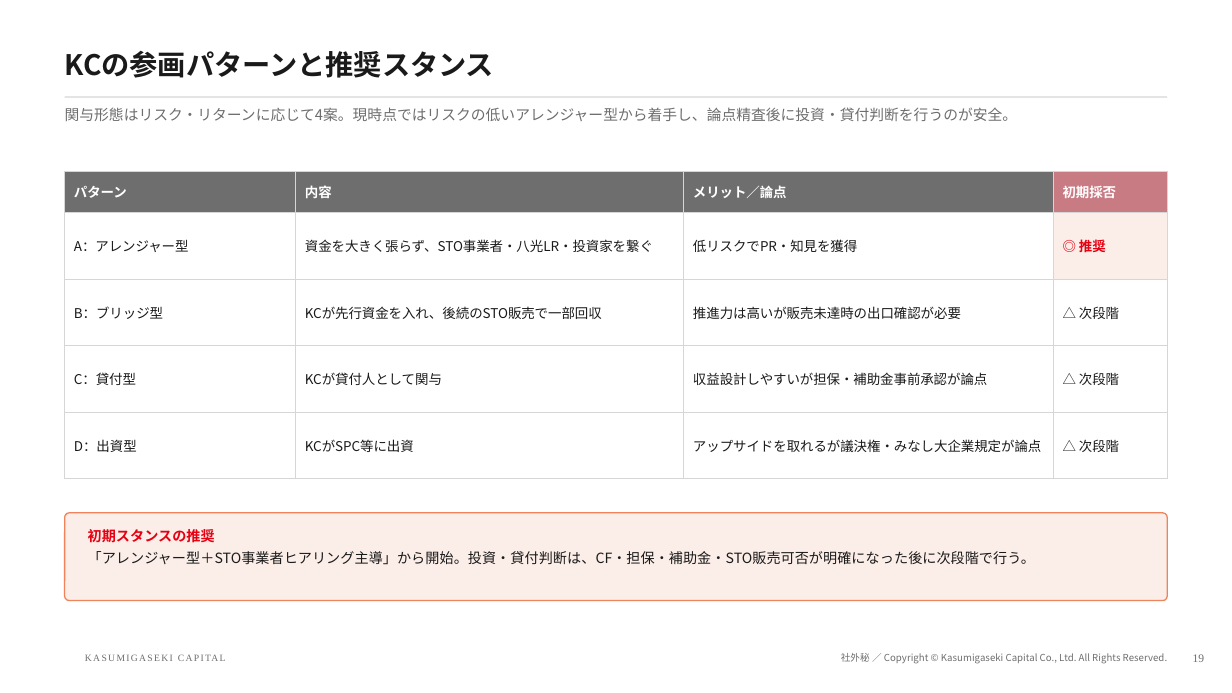
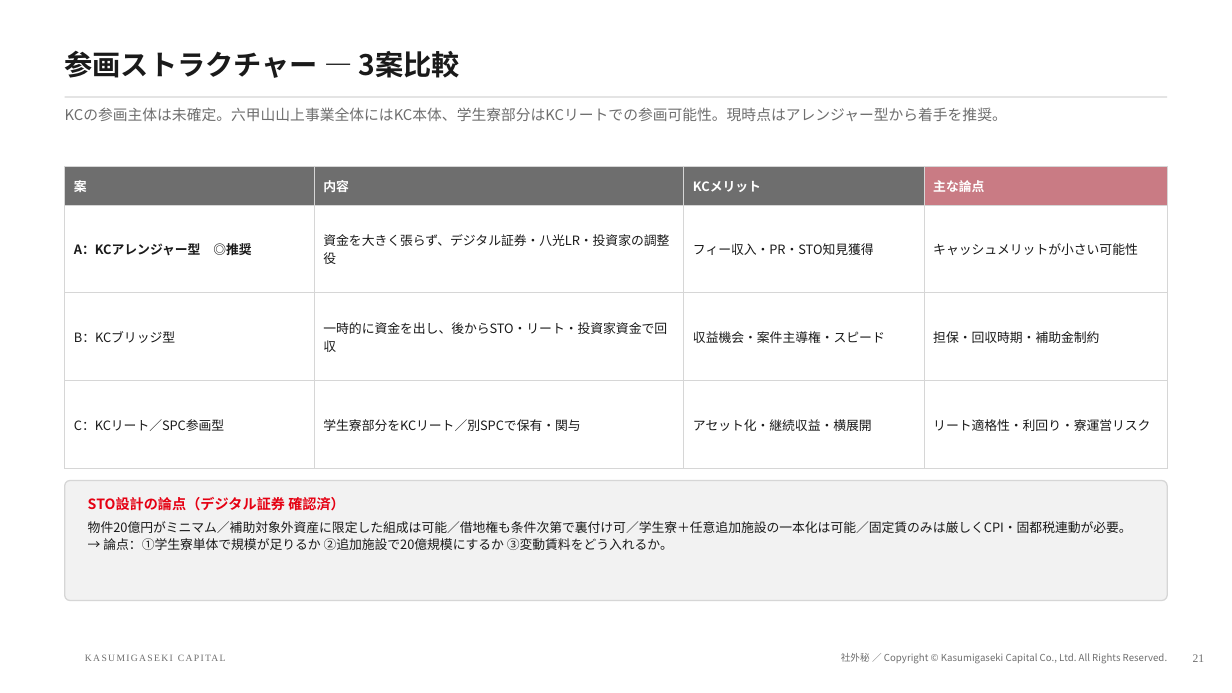
Before and after one commit to Kanta02cer/hotel-simulation, a slide deck: slide 21 of slides/nlcs-kobe-sto/NLCS神戸STO_KC参画稟議.pptx (slide 19 before the commit). Drawn at 1232x693 pixels with LibreOffice and Linux fonts; fonts in the diff are those of the drawing; background and template pictures are left out. Boxes give left, top, right and bottom in pixels: in the first picture for what was removed or moved away, otherwise in the second. Text is boxed around its words. In the diff, an @@ line names an element or a change of style, - is before the commit and + after.

```diff
--- a/slides/nlcs-kobe-sto/NLCS神戸STO_KC参画稟議.pptx
+++ b/slides/nlcs-kobe-sto/NLCS神戸STO_KC参画稟議.pptx
@@ text at [65,51,460,78]: text changed @@
-KCの参画パターンと推奨スタンス
+参画ストラクチャー ― 3案比較
@@ text at [65,107,1007,121]: text changed @@
-関与形態はリスク・リターンに応じて4案。現時点ではリスクの低いアレンジャー型から着手し、論点精査後に投資・貸付判断を行うのが安全。
+KCの参画主体は未確定。六甲山山上事業全体にはKC本体、学生寮部分はKCリートでの参画可能性。現時点はアレンジャー型から着手を推奨。
@@ table at [65,166,1167,435] @@
-row 1: パターン | 内容 | メリット／論点 | 初期採否
-row 2: A：アレンジャー型 | 資金を大きく張らず、STO事業者・八光LR・投資家を繋ぐ | 低リスクでPR・知見を獲得 | ◎ 推奨
-row 3: B：ブリッジ型 | KCが先行資金を入れ、後続のSTO販売で一部回収 | 推進力は高いが販売未達時の出口確認が必要 | △ 次段階
-row 4: C：貸付型 | KCが貸付人として関与 | 収益設計しやすいが担保・補助金事前承認が論点 | △ 次段階
-row 5: D：出資型 | KCがSPC等に出資 | アップサイドを取れるが議決権・みなし大企業規定が論点 | △ 次段階
+row 1: 案 | 内容 | KCメリット | 主な論点
+row 2: A：KCアレンジャー型 ◎推奨 | 資金を大きく張らず、デジタル証券・八光LR・投資家の調整役 | フィー収入・PR・STO知見獲得 | キャッシュメリットが小さい可能性
+row 3: B：KCブリッジ型 | 一時的に資金を出し、後からSTO・リート・投資家資金で回収 | 収益機会・案件主導権・スピード | 担保・回収時期・補助金制約
+row 4: C：KCリート／SPC参画型 | 学生寮部分をKCリート／別SPCで保有・関与 | アセット化・継続収益・横展開 | リート適格性・利回り・寮運営リスク
@@ table: place and size @@
-table at [65,171,1167,456]
+table at [65,166,1167,435]
@@ rounded rectangle: place and size @@
-rounded rectangle at [65,513,1167,601]
+rounded rectangle at [65,481,1167,601]
@@ rounded rectangle at [65,481,1167,601]: fill #FBEDE7 to #F2F2F2; outline #EE835C 1 pt to #D6D6D6 1 pt; proportions changed @@
@@ text at [88,497,345,511]: text changed @@
-初期スタンスの推奨
+STO設計の論点（デジタル証券 確認済）
@@ text at [88,521,1132,550]: text changed; size 11 to 10 pt @@
-「アレンジャー型＋STO事業者ヒアリング主導」から開始。投資・貸付判断は、CF・担保・補助金・STO販売可否が明確になった後に次段階で行う。
+物件20億円がミニマム／補助対象外資産に限定した組成は可能／借地権も条件次第で裏付け可／学生寮＋任意追加施設の一本化は可能／固定賃のみは厳しくCPI・固都税連動が必要。 → 論点：①学生寮単体で規模が足りるか ②追加施設で20億規模にするか ③変動賃料をどう入れるか。
@@ text at [1193,654,1205,662]: text changed @@
-19
+21
```
Also in this commit, not shown: 15 other slides changed, 4 slides added, 1 other file.
